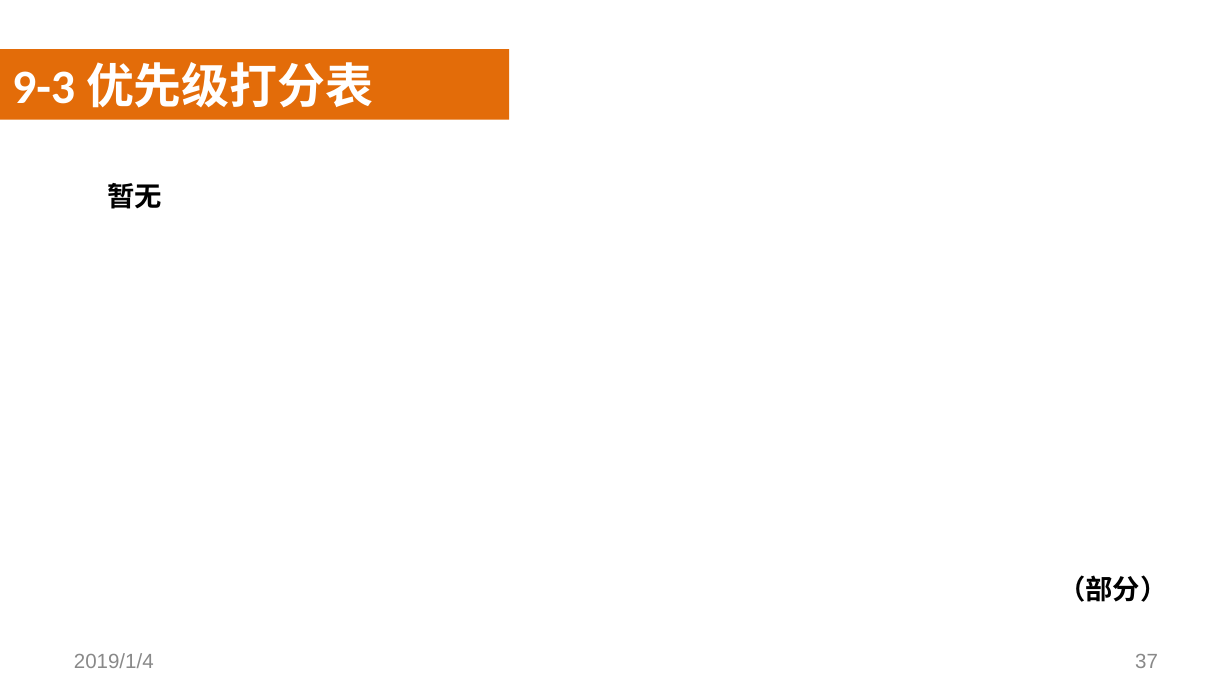
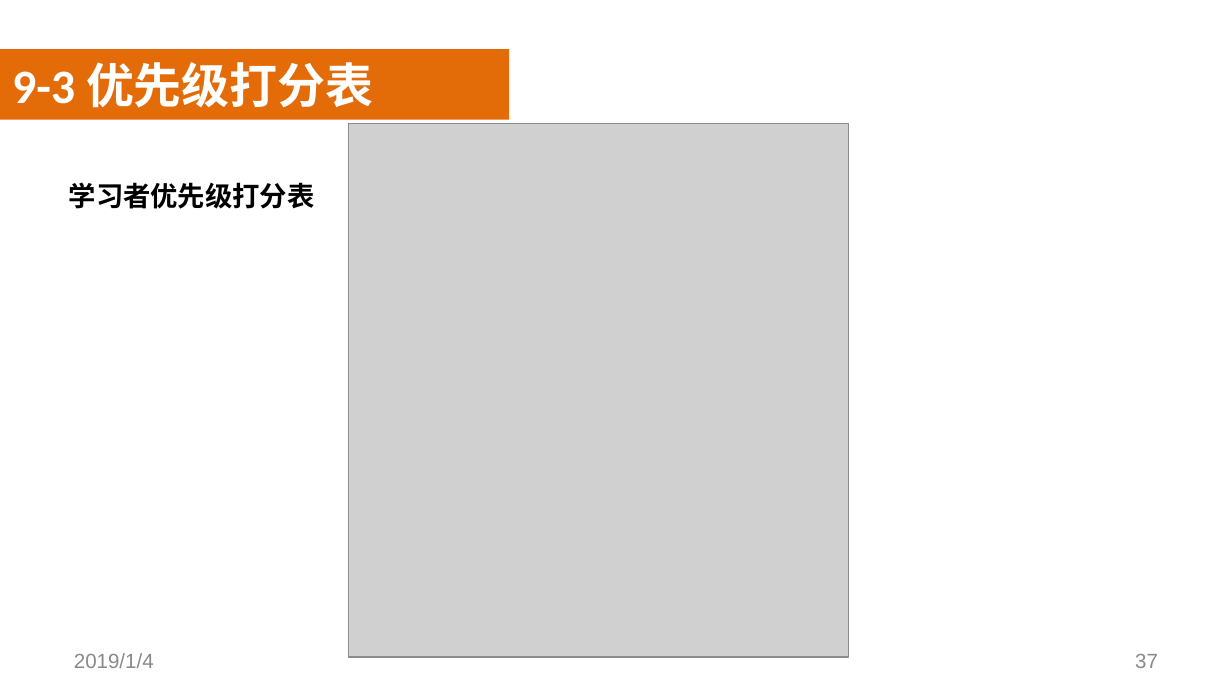
Before and after one commit to SoftwareRequirtmentsG02/Document, a slide deck: slide 37 of 案例教学系统/受控文档/分析设计/PPT/PRD2018-G02-SRS评审PPT.pptx. Drawn at 1232x693 pixels with LibreOffice and Linux fonts; fonts in the diff are those of the drawing; grey boxes stand for pictures; background and template pictures are left out. Boxes give left, top, right and bottom in pixels: in the first picture for what was removed or moved away, otherwise in the second. Text is boxed around its words. In the diff, an @@ line names an element or a change of style, - is before the commit and + after.

```diff
--- a/案例教学系统/受控文档/分析设计/PPT/PRD2018-G02-SRS评审PPT.pptx
+++ b/案例教学系统/受控文档/分析设计/PPT/PRD2018-G02-SRS评审PPT.pptx
@@ picture added at (x1=349, y1=123, x2=849, y2=657) @@
@@ text at (x1=69, y1=182, x2=315, y2=209): text changed @@
-  暂无
+  学习者优先级打分表
@@ text removed at (x1=1058, y1=575, x2=1167, y2=602) @@
-  （部分）
```
Also in this commit, not shown: 14 other slides changed, 1 slide added, 1 slide removed, 2 other files.
